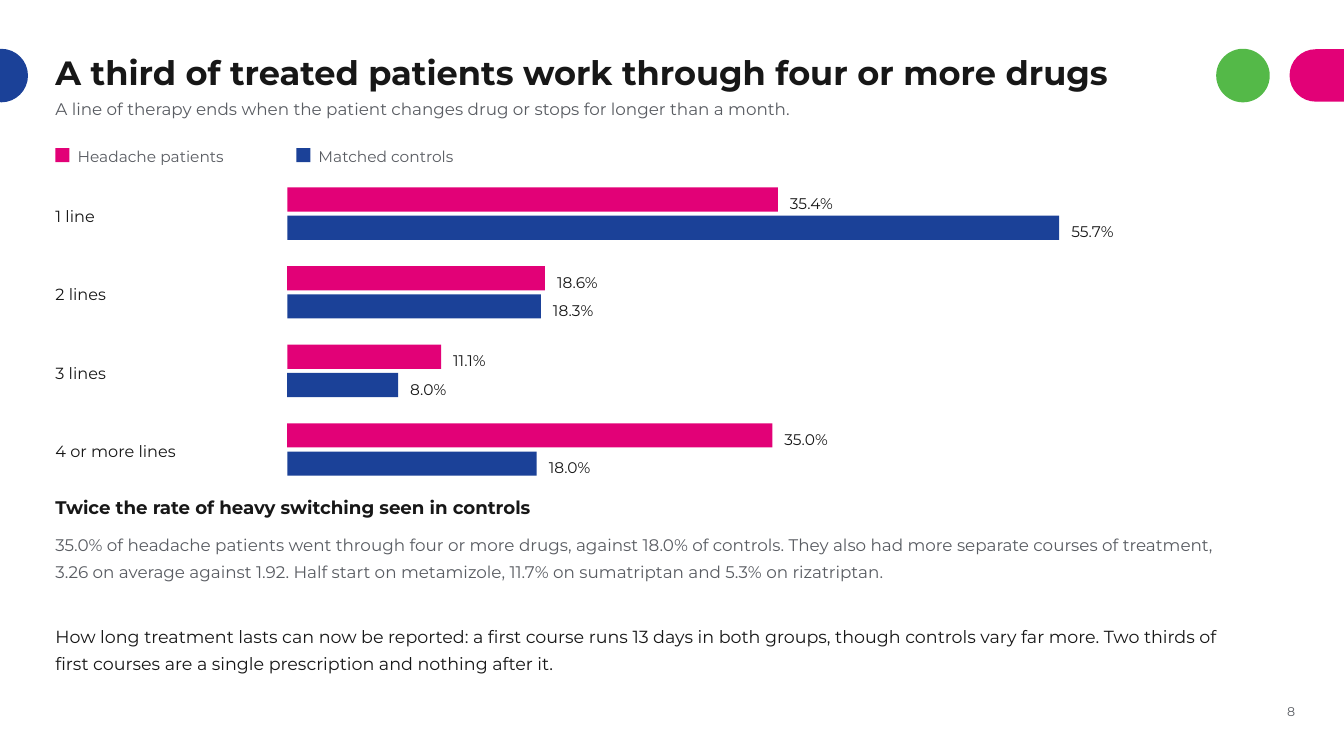
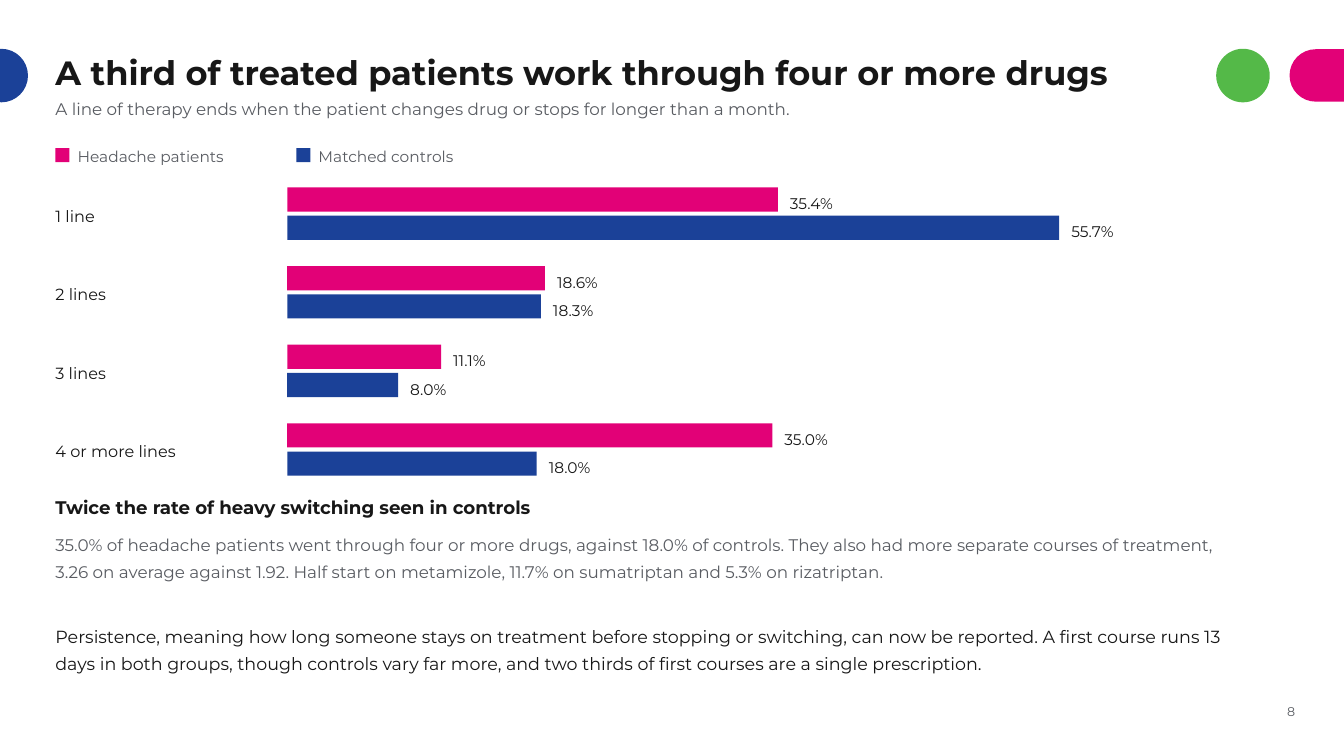
Before and after one commit to rj-irvine/de-migraine, a slide deck: slide 9 of documents/DE_Migraine_Treatment_Patterns_Summary.pptx. Drawn at 1344x756 pixels with LibreOffice and Linux fonts; fonts in the diff are those of the drawing. Boxes give left, top, right and bottom in pixels: in the first picture for what was removed or moved away, otherwise in the second. Text is boxed around its words. In the diff, an @@ line names an element or a change of style, - is before the commit and + after.

```diff
--- a/documents/DE_Migraine_Treatment_Patterns_Summary.pptx
+++ b/documents/DE_Migraine_Treatment_Patterns_Summary.pptx
@@ text at (55,630,1220,674): text changed @@
-How long treatment lasts can now be reported: a first course runs 13 days in both groups, though controls vary far more. Two thirds of first courses are a single prescription and nothing after it.
+Persistence, meaning how long someone stays on treatment before stopping or switching, can now be reported. A first course runs 13 days in both groups, though controls vary far more, and two thirds of first courses are a single prescription.
```
Also in this commit, not shown: 2 other slides changed, 2 other files.
